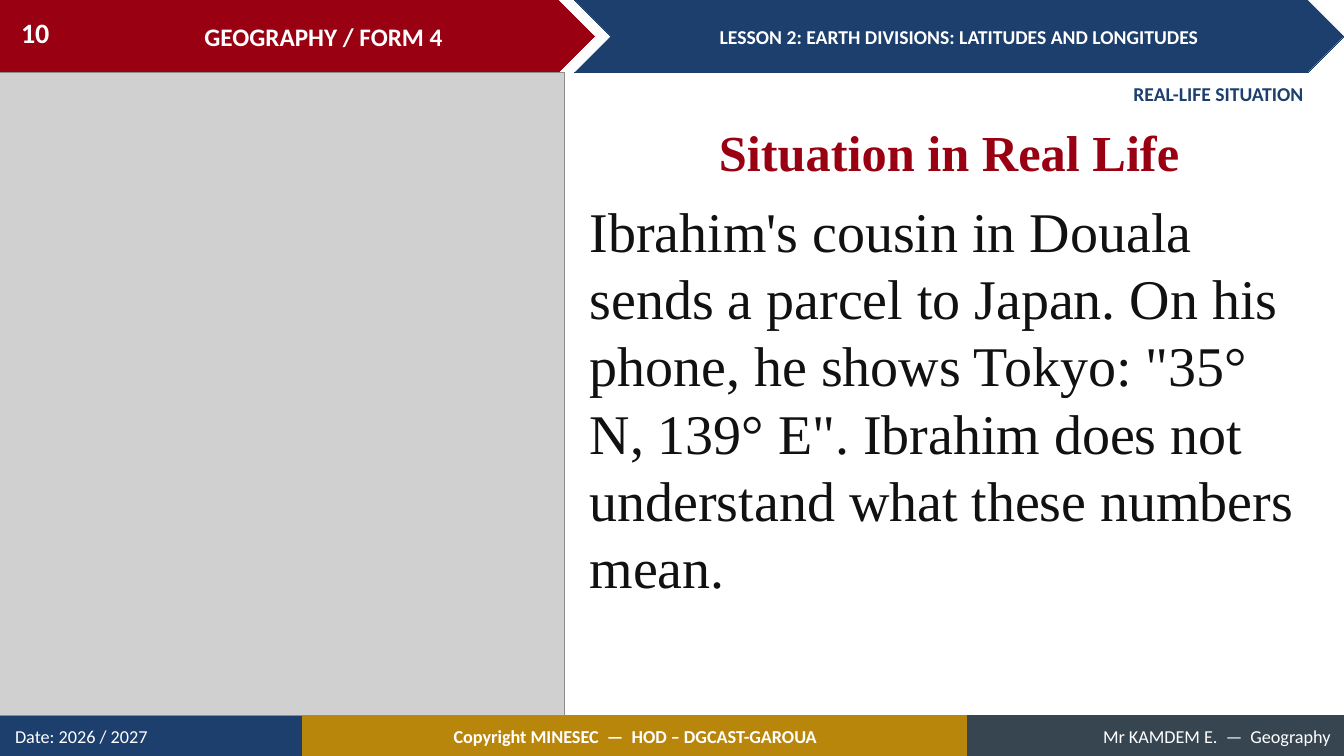
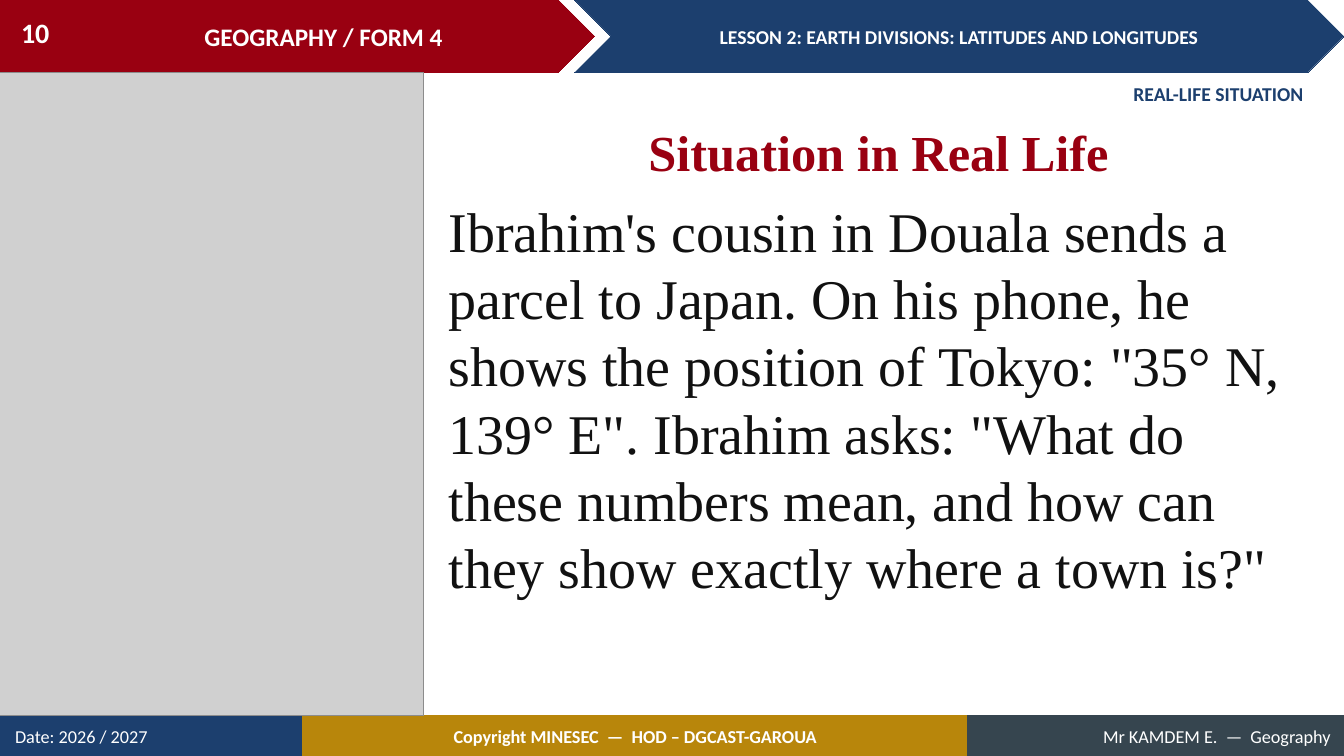
Before and after one commit to Berthautk/linea-github, a slide deck: slide 10 of lecons/F3/03_FORM4_LESSON02_Latitudes_and_Longitudes.pptx. Drawn at 1344x756 pixels with LibreOffice and Linux fonts; fonts in the diff are those of the drawing; grey boxes stand for pictures. Boxes give left, top, right and bottom in pixels: in the first picture for what was removed or moved away, otherwise in the second. Text is boxed around its words. In the diff, an @@ line names an element or a change of style, - is before the commit and + after.

```diff
--- a/lecons/F3/03_FORM4_LESSON02_Latitudes_and_Longitudes.pptx
+++ b/lecons/F3/03_FORM4_LESSON02_Latitudes_and_Longitudes.pptx
@@ picture: place and size @@
-picture at (0,73,565,716)
+picture at (0,73,423,716)
@@ text "Situation in Real Life": place and size @@
-text "Situation in Real Life" at (719,135,1179,172)
+text "Situation in Real Life" at (648,135,1109,172)
@@ text at (449,213,1279,599): text changed @@
-Ibrahim's cousin in Douala sends a parcel to Japan. On his phone, he shows Tokyo: "35° N, 139° E". Ibrahim does not understand what these numbers mean.
+Ibrahim's cousin in Douala sends a parcel to Japan. On his phone, he shows the position of Tokyo: "35° N, 139° E". Ibrahim asks: "What do these numbers mean, and how can they show exactly where a town is?"
```
Also in this commit, not shown: 16 other slides changed, 15 slides added, 2 slides removed, 10 other files.
